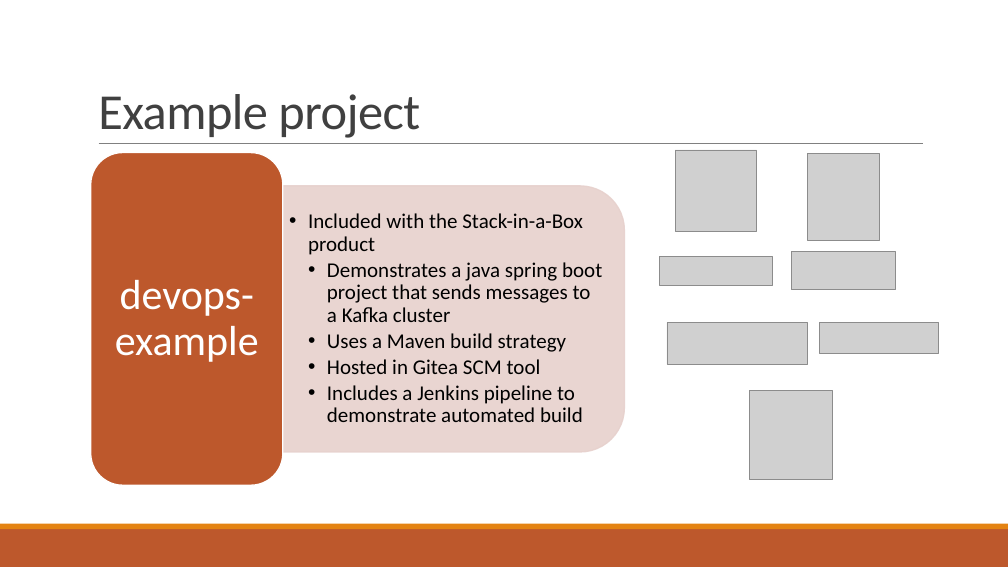
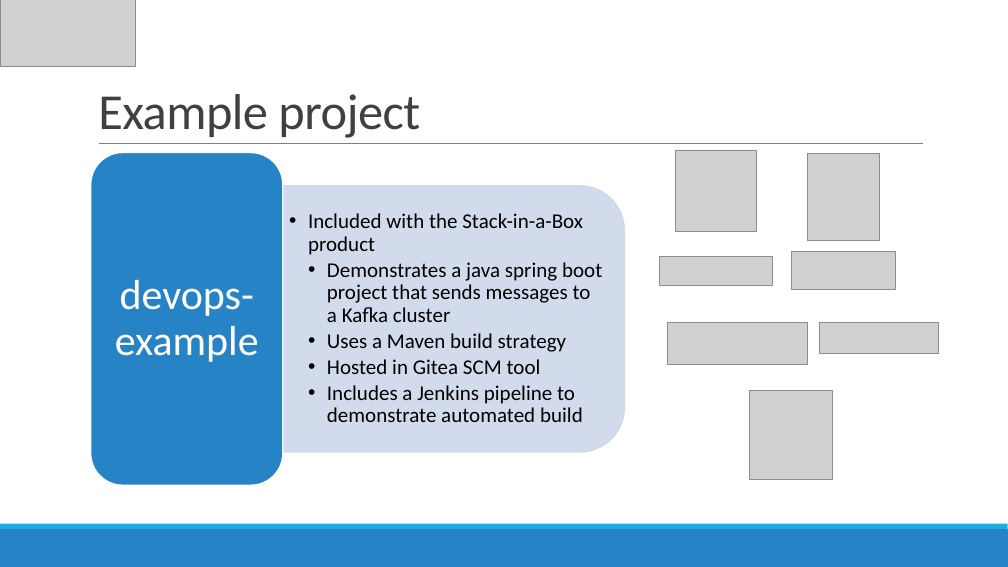
Before and after one commit to Estafet-LTD/DevOpsDemo, a slide deck: slide 15 of SIAB-DevOps.pptx. Drawn at 1008x567 pixels with LibreOffice and Linux fonts; fonts in the diff are those of the drawing; grey boxes stand for pictures. Boxes give left, top, right and bottom in pixels: in the first picture for what was removed or moved away, otherwise in the second. Text is boxed around its words. In the diff, an @@ line names an element or a change of style, - is before the commit and + after.

```diff
--- a/SIAB-DevOps.pptx
+++ b/SIAB-DevOps.pptx
@@ picture added at (0,0,136,67) @@
@@ rounded rectangle at (91,153,283,485): fill #BD582C to #2683C6 @@
@@ round same rect at (283,186,625,452): fill #E8D1CD at 90% opacity to #CDD9EA at 90% opacity; outline #E8D1CD 1.25 pt to #CDD9EA 1.25 pt @@
@@ rectangle removed at (0,529,1008,567) @@
@@ rectangle removed at (0,524,1008,529) @@
@@ rectangle added at (0,529,1008,567), fill #2683C6 @@
@@ rectangle added at (0,524,1008,529), fill #1CADE4 @@
```
Also in this commit, not shown: 16 other slides changed, 1 slide added.
